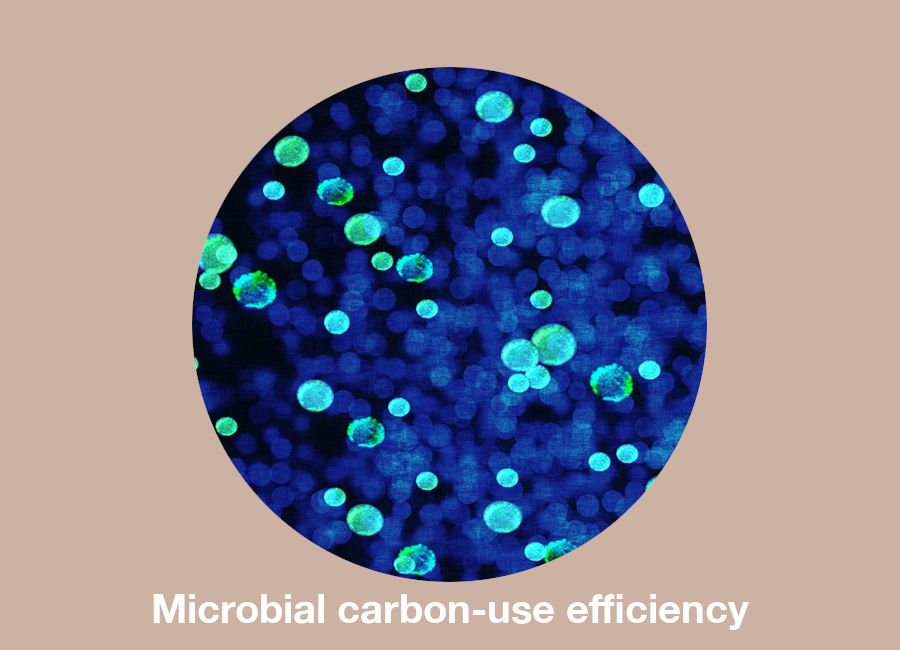
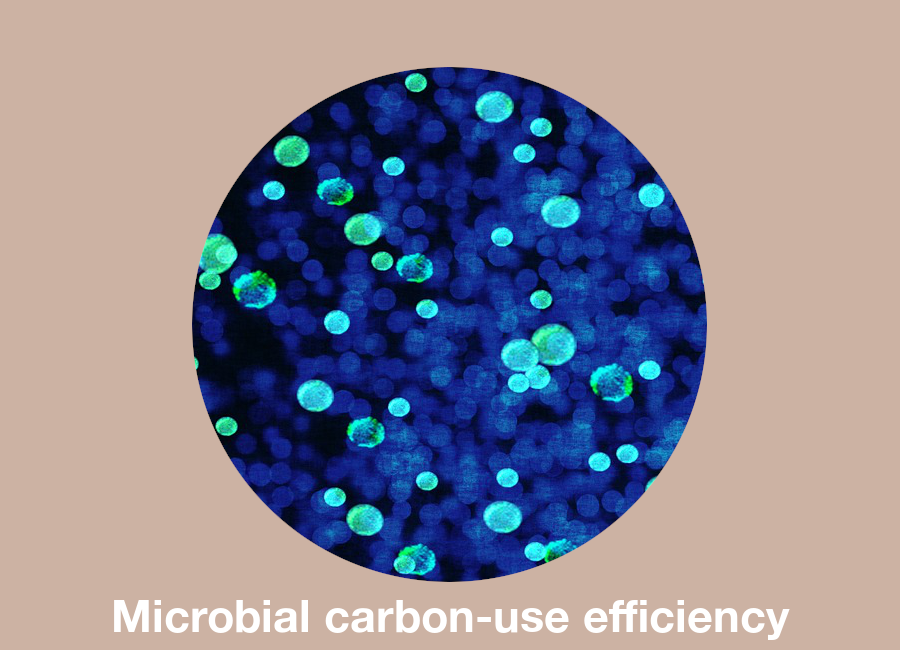
Layered file, before and after one edit (900 × 650). Changes by layer:
painted on "Microbial carbon-use efficienc..." over [114,594,790,640]
